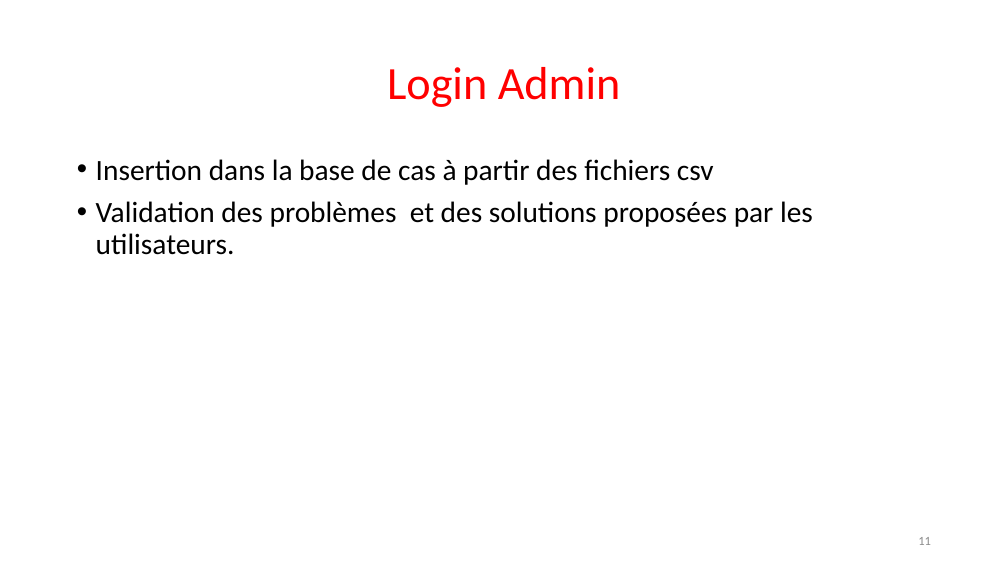
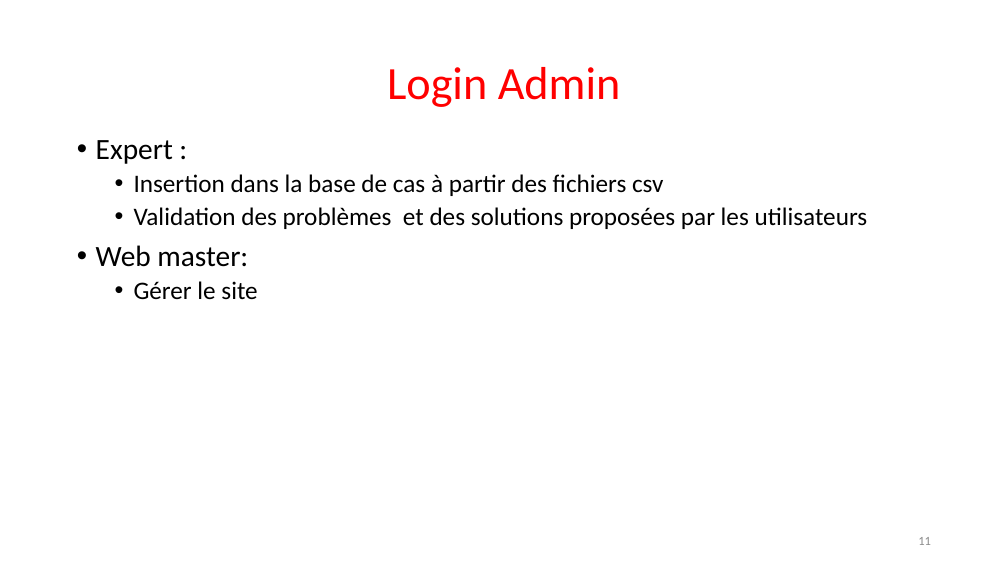
Before and after one commit to Sle3pingForest/StageL3, a slide deck: slide 11 of RapportNam/soutenance.pptx. Drawn at 1008x567 pixels with LibreOffice and Linux fonts; fonts in the diff are those of the drawing. Boxes give left, top, right and bottom in pixels: in the first picture for what was removed or moved away, otherwise in the second. Text is boxed around its words. In the diff, an @@ line names an element or a change of style, - is before the commit and + after.

```diff
--- a/RapportNam/soutenance.pptx
+++ b/RapportNam/soutenance.pptx
@@ text "Expert :": place and size @@
-text "Expert :" at (96, 159, 813, 255)
+text "Expert :" at (96, 140, 868, 299)
@@ text at (96, 140, 173, 164): paragraph added @@
+• Expert :
@@ text at (134, 174, 663, 196): size 28 to 24 pt in "Insertion dans la base de cas à ..."; list level 1 to 2 in "Insertion dans la base de ..." @@
@@ text at (96, 207, 868, 299): text changed; size 28 to 24 pt @@
-• Validation des problèmes et des solutions proposées par les utilisateurs.
+  • Validation des problèmes et des solutions proposées par les utilisateurs
+• Web master:
+  • Gérer le site
```
Also in this commit, not shown: 9 other slides changed, 1 slide added, 1 slide removed.
